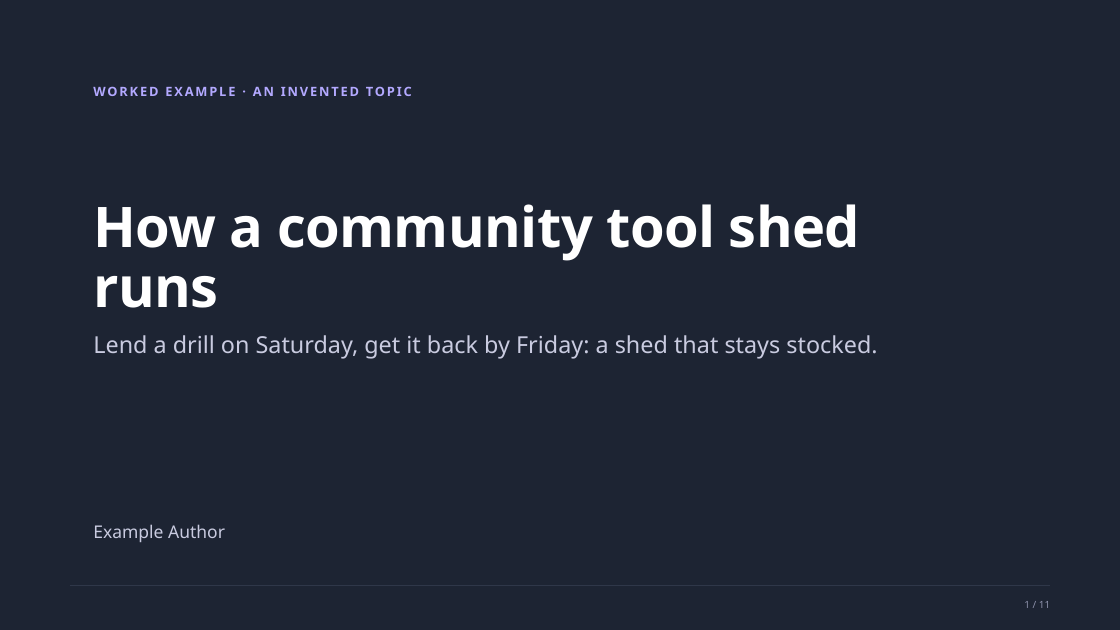
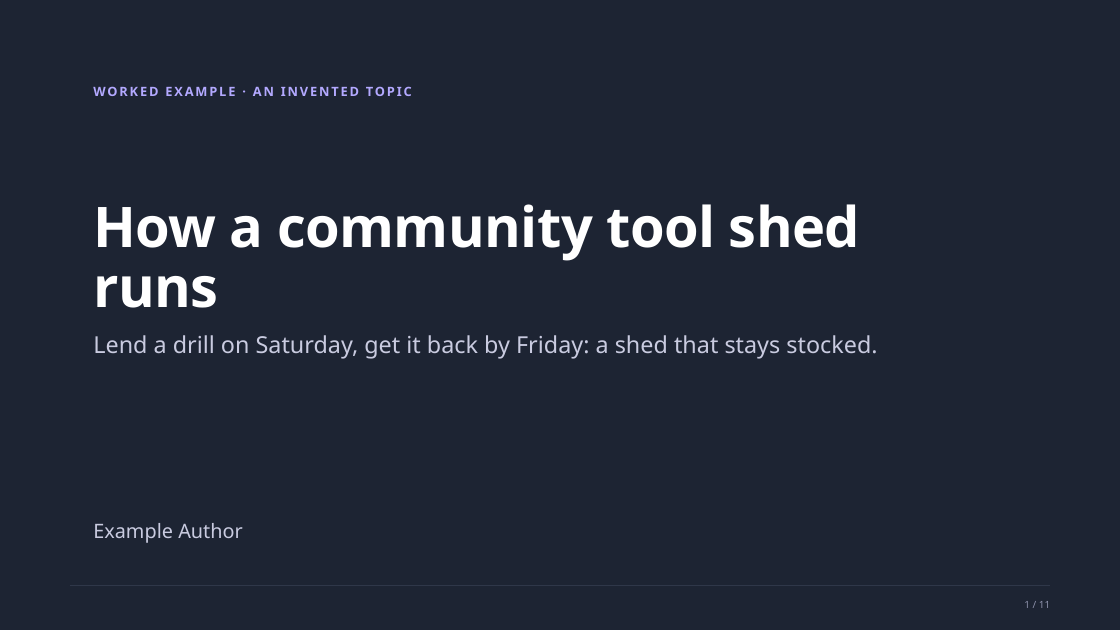
Before and after one commit to witt3rd/publishing, a slide deck: slide 1 of docs/samples/house-style-explainer-v1.pptx. Drawn at 1120x630 pixels with LibreOffice and Linux fonts; fonts in the diff are those of the drawing. Boxes give left, top, right and bottom in pixels: in the first picture for what was removed or moved away, otherwise in the second. Text is boxed around its words. In the diff, an @@ line names an element or a change of style, - is before the commit and + after.

```diff
--- a/docs/samples/house-style-explainer-v1.pptx
+++ b/docs/samples/house-style-explainer-v1.pptx
@@ text "Example Author" at <box>93,523,243,543</box>: size 15 to 17 pt; line spacing 20.4pt to 23.1pt @@
```
Also in this commit, not shown: 5 other files.
